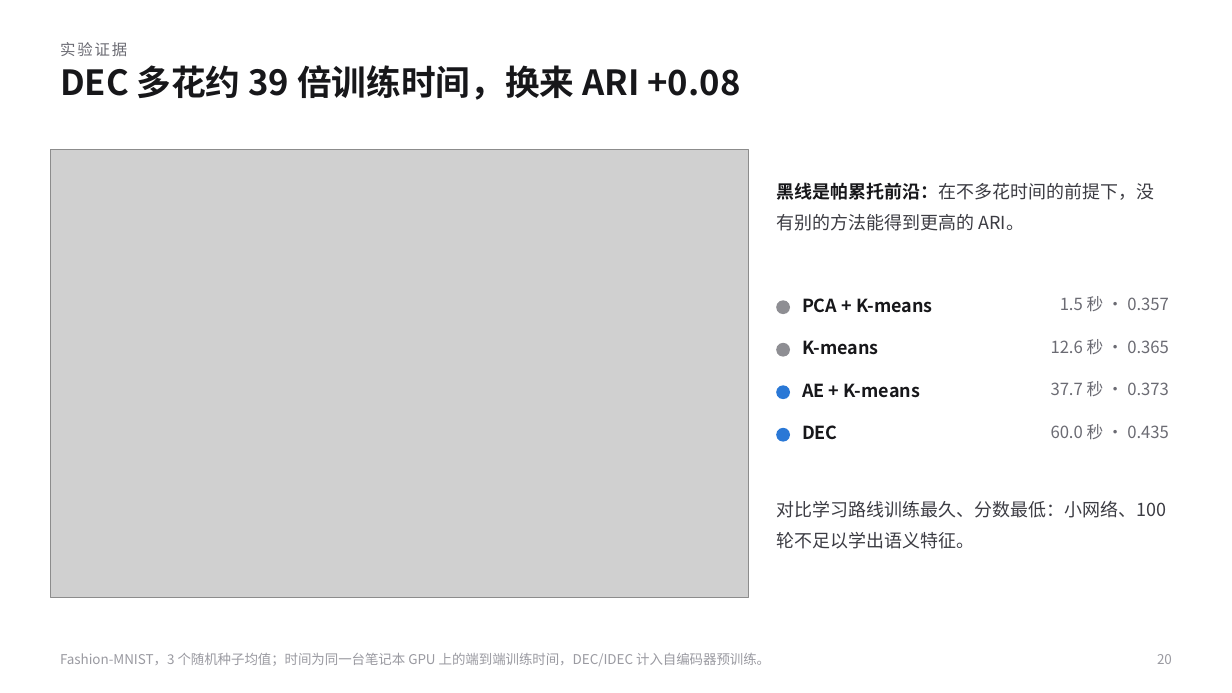
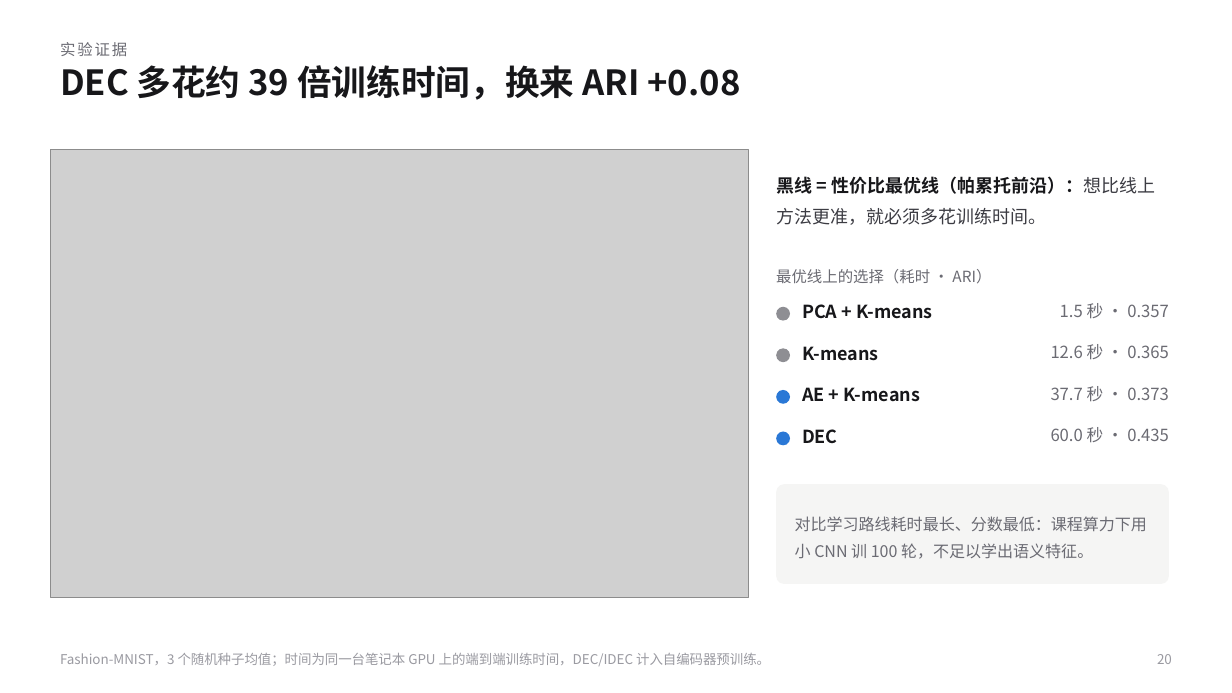
Before and after one commit to KQYaili/DeepClustering-Survey, a slide deck: slide 20 of presentation/deep-clustering-evolution-selection-guide.pptx. Drawn at 1232x693 pixels with LibreOffice and Linux fonts; fonts in the diff are those of the drawing; grey boxes stand for pictures. Boxes give left, top, right and bottom in pixels: in the first picture for what was removed or moved away, otherwise in the second. Text is boxed around its words. In the diff, an @@ line names an element or a change of style, - is before the commit and + after.

```diff
--- a/presentation/deep-clustering-evolution-selection-guide.pptx
+++ b/presentation/deep-clustering-evolution-selection-guide.pptx
@@ text at [776, 176, 1155, 225]: text changed @@
-黑线是帕累托前沿：在不多花时间的前提下，没有别的方法能得到更高的 ARI。
+黑线 = 性价比最优线（帕累托前沿）：想比线上方法更准，就必须多花训练时间。
@@ text added at [776, 269, 991, 284], 12 pt, text #6B6B73 @@
+最优线上的选择（耗时 · ARI）
@@ text "PCA + K-means": place and size @@
-text "PCA + K-means" at [802, 298, 933, 313]
+text "PCA + K-means" at [802, 304, 933, 319]
@@ text "1.5 秒 · 0.357": place and size @@
-text "1.5 秒 · 0.357" at [1060, 296, 1169, 312]
+text "1.5 秒 · 0.357" at [1060, 303, 1169, 319]
@@ 4 ellipses: place and size @@
-4 ellipses at [776, 300, 790, 442]
+4 ellipses at [776, 307, 790, 445]
@@ text "K-means": place and size @@
-text "K-means" at [802, 340, 879, 355]
+text "K-means" at [802, 346, 879, 361]
@@ text "12.6 秒 · 0.365": place and size @@
-text "12.6 秒 · 0.365" at [1051, 339, 1169, 355]
+text "12.6 秒 · 0.365" at [1051, 344, 1169, 360]
@@ text "AE + K-means": place and size @@
-text "AE + K-means" at [802, 383, 920, 398]
+text "AE + K-means" at [802, 387, 920, 402]
@@ text "37.7 秒 · 0.373": place and size @@
-text "37.7 秒 · 0.373" at [1051, 381, 1169, 397]
+text "37.7 秒 · 0.373" at [1051, 386, 1169, 402]
@@ text "DEC": place and size @@
-text "DEC" at [802, 425, 838, 439]
+text "DEC" at [802, 429, 838, 443]
@@ rounded rectangle added at [776, 484, 1169, 584], fill #F5F5F4 @@
@@ text "对比学习路线耗时最长、分数最低：课程算力下用小 CNN 训 100 轮，不足以学出语义特征。" at [795, 516, 1147, 559]: vertical alignment top to middle @@
@@ text at [795, 516, 1147, 559]: text changed; size 14 to 12.5 pt; text colour #3C3C43 to #6B6B73 @@
-对比学习路线训练最久、分数最低：小网络、100 轮不足以学出语义特征。
+对比学习路线耗时最长、分数最低：课程算力下用小 CNN 训 100 轮，不足以学出语义特征。
```
Also in this commit, not shown: 28 other slides changed, 17 other files.
